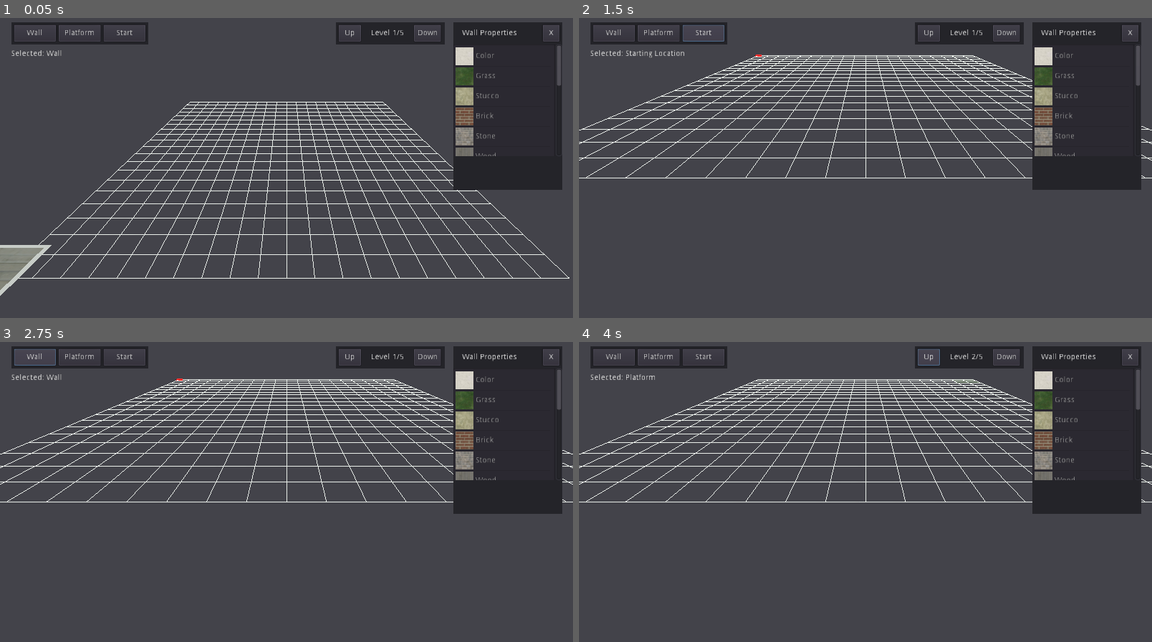
Above: before the commit, frames 1-4 (two rows, left to right).
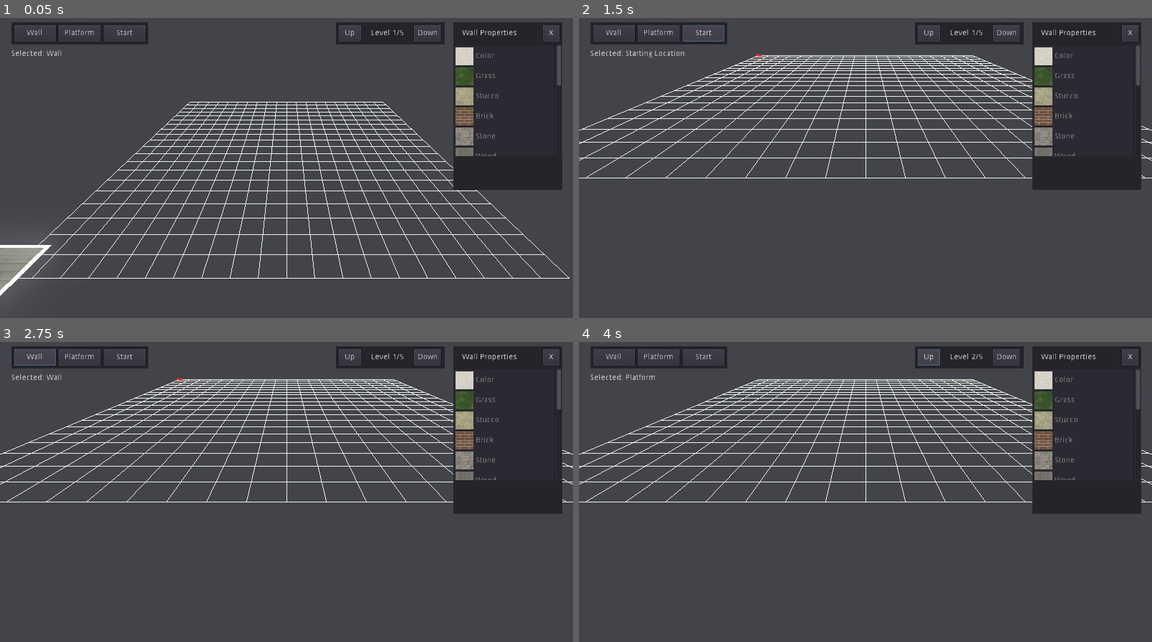
Above: after the commit, the same moments.

Repository: Ruixel/YACY
Game: Godot game, scene res://Scenes/Editor.tscn
Two runs of this game, one before a commit and one after it. Both use one fixed random seed, a clock stepped at 60 frames per second and the inputs below.
Inputs:
- Up to frame 1 (0.05 s): no input
- Up to frame 2 (1.5 s): click "Start" at 0.5 s; click "Start" at 1.25 s
- Up to frame 3 (2.75 s): click "Wall" at 2 s
- Up to frame 4 (4 s): click "Platform" at 2.75 s; click "Up" at 3.5 s

The runs differ from the first frame. In frame 1, 0.2% of the frame differs, in the area x 0-9%, y 75-93%; in frame 2, less than 0.1%; in frame 3, less than 0.1%; in frame 4, nothing differs.

Commit message:
Wall selection mesh

Diff:
--- a/Scenes/Editor.tscn
+++ b/Scenes/Editor.tscn
@@ -8,6 +8,7 @@
 [ext_resource path="res://scripts/Grid.gd" type="Script" id=6]
 [ext_resource path="res://Entities/Editor/EditorGUI.tscn" type="PackedScene" id=7]
 [ext_resource path="res://res/txrs/wood256.jpg" type="Texture" id=8]
+[ext_resource path="res://res/materials/selection.tres" type="Material" id=9]
 
 [sub_resource type="ProceduralSky" id=1]
 sky_top_color = Color( 0.788235, 0.858824, 0.898039, 1 )
@@ -29,6 +30,13 @@
 dof_blur_far_distance = 0.58
 dof_blur_far_transition = 14.25
 dof_blur_near_distance = 3.64
+glow_enabled = true
+glow_levels/4 = true
+glow_levels/5 = false
+glow_intensity = 0.39
+glow_strength = 0.83
+glow_hdr_threshold = 0.7
+glow_bicubic_upscale = true
 
 [sub_resource type="CylinderMesh" id=3]
 top_radius = 0.3
@@ -39,7 +47,7 @@
 albedo_color = Color( 0.627451, 0.152941, 0.152941, 1 )
 emission_enabled = true
 emission = Color( 1, 0, 0, 1 )
-emission_energy = 1.0
+emission_energy = 1.4
 emission_operator = 0
 emission_on_uv2 = false
 
@@ -134,7 +142,7 @@
 transform = Transform( 1.1, 0, 0, 0, 1, 0, 0, 0, 1.1, 0, 0, 0 )
 cast_shadow = 0
 mesh = SubResource( 7 )
-material/0 = null
+material/0 = ExtResource( 9 )
 
 [node name="MeshInstance4" type="MeshInstance" parent="Spatial2"]
 transform = Transform( 1.19249e-08, 1, 0, -1, 1.19249e-08, 0, 0, 0, 1, -3.34061, 1.92902, 2.34577 )
@@ -144,5 +152,10 @@
 [node name="MeshInstance" type="MeshInstance" parent="Spatial2/MeshInstance4"]
 transform = Transform( 1.1, 0, 0, 0, 1, 0, 0, 0, 1.1, 0, 0, 0 )
 cast_shadow = 0
-mesh = SubResource( 8 )
+mesh = SubResource( 9 )
 material/0 = null
+
+[node name="MeshInstance5" type="MeshInstance" parent="Spatial2"]
+transform = Transform( 1.19249e-08, 1, 0, -1, 1.19249e-08, 0, 0, 0, 1, -2.6904, 2.68266, 2.34577 )
+mesh = SubResource( 6 )
+material/0 = null
--- /dev/null
+++ b/res/materials/selection.tres
@@ -0,0 +1,8 @@
+[gd_resource type="SpatialMaterial" format=2]
+
+[resource]
+emission_enabled = true
+emission = Color( 1, 1, 1, 1 )
+emission_energy = 2.34
+emission_operator = 0
+emission_on_uv2 = false
--- a/scripts/GameWorld/WallGen.gd
+++ b/scripts/GameWorld/WallGen.gd
@@ -4,6 +4,7 @@
 
 onready var brick_mat = load("res://res/materials/brickwall.tres") # Brick Texture
 onready var aTexture_mat = load("res://res/materials/ArrayTexture.tres")
+onready var selection_mat = load("res://res/materials/selection.tres")
 
 var tex : int = 4
 
@@ -75,14 +76,41 @@
 	surface_tool.set_material(aTexture_mat)
 	return surface_tool.commit()
 
+func buildWallSelectionMesh(start : Vector2, end : Vector2, level : int, min_height : float, max_height : float,
+	outlineWidth : float) -> Mesh:
+	var surface_tool = SurfaceTool.new()
+	surface_tool.begin(Mesh.PRIMITIVE_TRIANGLES)
 
-func create_selection_mesh(meshRef : MeshInstance):
-	var o_mesh = meshRef.mesh.create_outline(0.05)
+	var minHeight = (level - 1 + max_height) * WorldConstants.LEVEL_HEIGHT + outlineWidth
+	var maxHeight = (level - 1 + min_height) * WorldConstants.LEVEL_HEIGHT - outlineWidth
 
-	var s_mesh = MeshInstance.new()
-	#s_mesh.set_scale(Vector3(1, 1, 1.1))
-	s_mesh.mesh = o_mesh
-	meshRef.add_child(s_mesh)
+	# Get Vector
+	var wall_vec = (end - start).normalized()
+	end   = end   + wall_vec * outlineWidth
+	start = start - wall_vec * outlineWidth
+
+	var normal_vec = Vector3(wall_vec.x, 0, wall_vec.y).cross(Vector3(0, 1, 0))
+
+	var wall_vertices = []
+	wall_vertices.insert(0, Vector3(start.x, minHeight, start.y))
+	wall_vertices.insert(1, Vector3(start.x, maxHeight, start.y))
+	wall_vertices.insert(2, Vector3(end.x, maxHeight, end.y))
+	wall_vertices.insert(3, Vector3(end.x, minHeight, end.y))
+
+	var new_vertices = []
+	for vertex in wall_vertices:
+		new_vertices.append(vertex - normal_vec * 0.02)
+
+	_createWallQuadMesh(start, end, surface_tool, new_vertices, 0)
+
+	var bVertices = [wall_vertices[3], wall_vertices[2], wall_vertices[1], wall_vertices[0]]
+	var new_bVertices = []
+	for vertex in bVertices:
+		new_bVertices.append(vertex + normal_vec * 0.02)
+	_createWallQuadMesh(start, end, surface_tool, new_bVertices, 4)
+
+	surface_tool.set_material(selection_mat)
+	return surface_tool.commit()
 
 func on_texture_change(index : int):
 	tex = index
--- a/scripts/GameWorld/WorldInterfaceMock.gd
+++ b/scripts/GameWorld/WorldInterfaceMock.gd
@@ -34,6 +34,7 @@
 	var max_height : float = 1.0
 
 	var mesh : MeshInstance
+	var selection_mesh : MeshInstance
 	var meshGenObj
 	func _init(meshGen):
 		mesh = MeshInstance.new()
@@ -84,6 +85,10 @@
 	func _genMesh():
 		mesh.mesh = meshGenObj.buildWall(start, end, level, min_height, max_height)
 
+	func selectObj():
+		selection_mesh = MeshInstance.new()
+		selection_mesh.mesh = meshGenObj.buildWallSelectionMesh(start, end, level, min_height, max_height, 0.05)
+
 class Plat:
 	var pos : Vector2
 
@@ -120,6 +125,9 @@
 	if mode == WorldConstants.Tools.WALL:
 		var new_wall = Wall.new(wallGenerator)
 		objects.append(new_wall)
+
+		# Select
+		deselect()
 		selection = new_wall
 
 		# Apply default properties
@@ -147,6 +155,20 @@
 func selection_delete():
 	selection.queue_free()
 	selection = null
+
+func deselect():
+	if (selection != null) and (selection.selection_mesh != null):
+		selection.selection_mesh.queue_free()
+		selection.selection_mesh = null
+
+	selection = null
+
+func select_update_mesh():
+	if (selection.selection_mesh != null):
+		selection.selection_mesh.queue_free()
+		selection.selection_mesh = null
+	selection.selectObj()
+	add_child(selection.selection_mesh)
 
 # Prototype functions
 func get_prototype(type) -> Array:
@@ -183,6 +205,8 @@
 
 func property_end_vector(endVec : Vector2):
 	selection.change_end_pos(endVec)
+	select_update_mesh()
 
 func property_height_value(key : int):
 	selection.change_height_value(key)
+	select_update_mesh()
Not shown: 2 places in Scenes/Editor.tscn that only renumber resources
